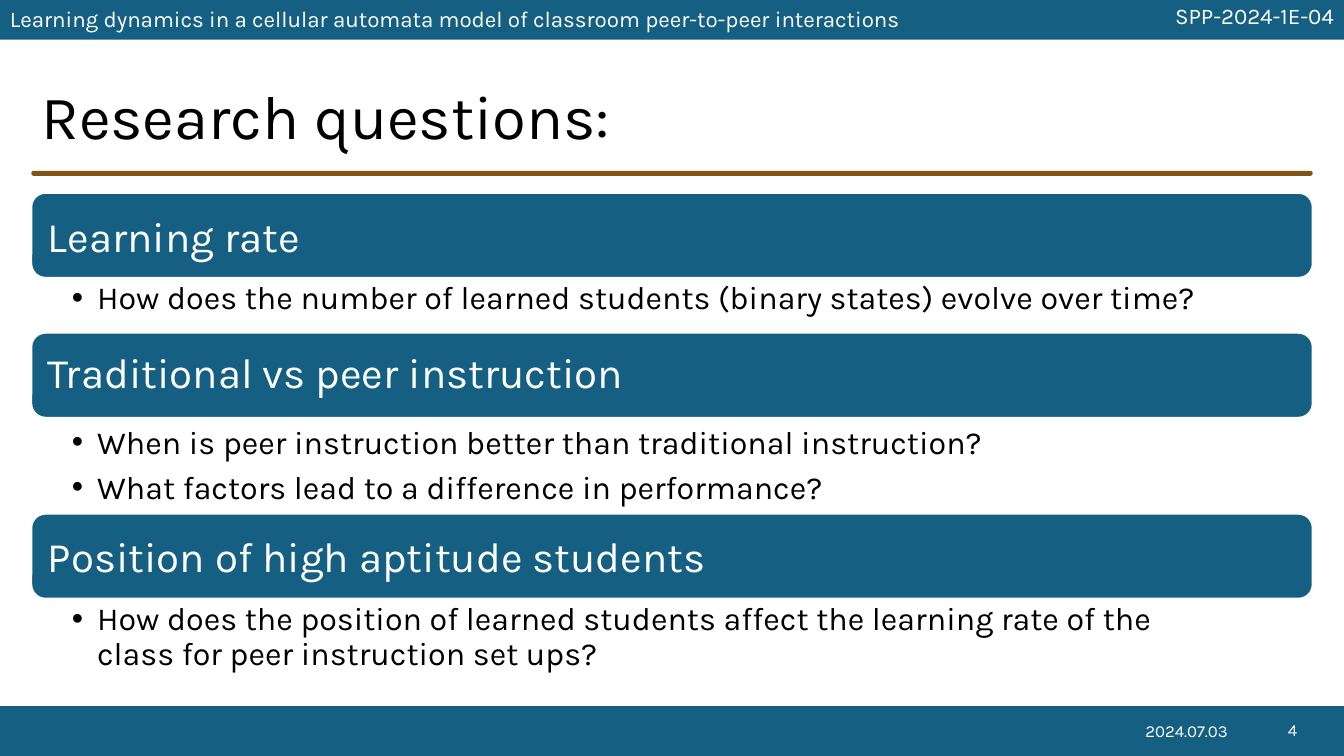
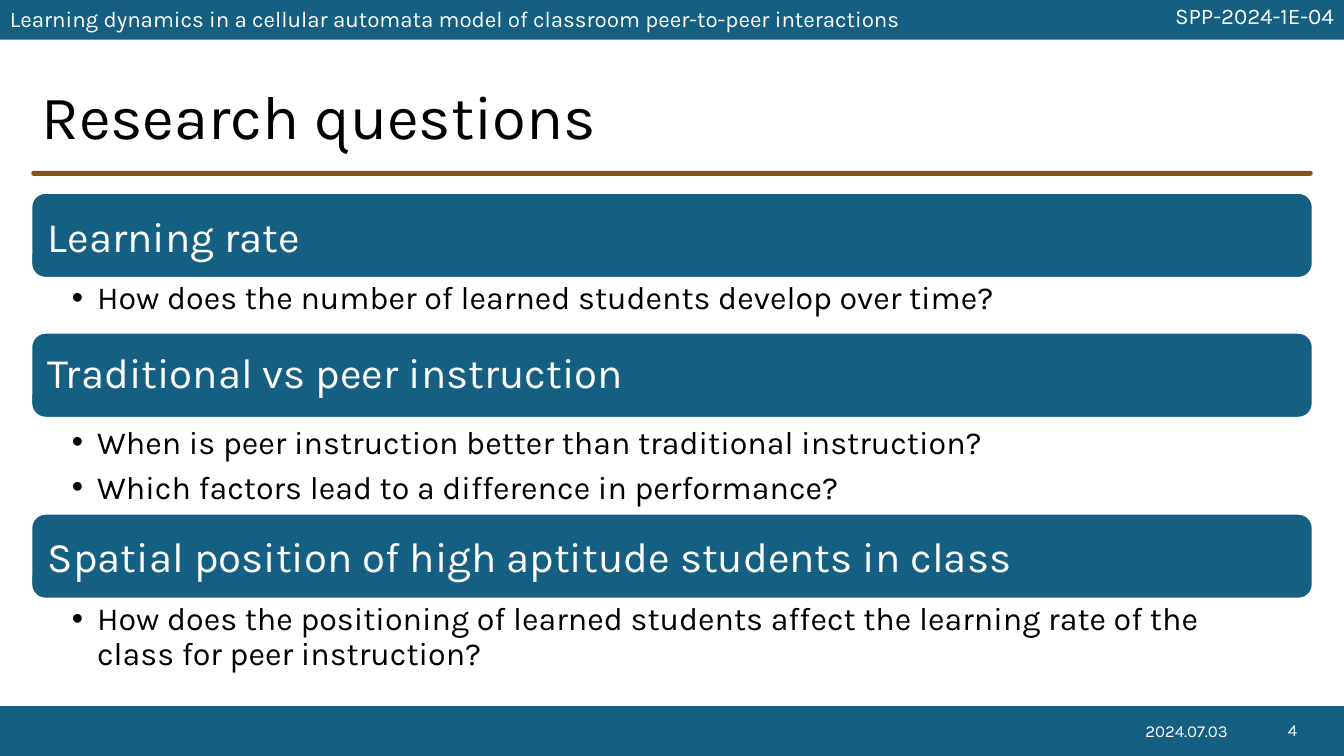
Before and after one commit to ioakimsy/BS-Thesis, a slide deck: slide 4 of documents/SPP-2024-presentation.pptx. Drawn at 1344x756 pixels with LibreOffice and Linux fonts; fonts in the diff are those of the drawing; background and template pictures are left out. Boxes give left, top, right and bottom in pixels: in the first picture for what was removed or moved away, otherwise in the second. Text is boxed around its words. In the diff, an @@ line names an element or a change of style, - is before the commit and + after.

```diff
--- a/documents/SPP-2024-presentation.pptx
+++ b/documents/SPP-2024-presentation.pptx
@@ title at (x1=41, y1=96, x2=596, y2=154): text changed @@
-Research questions:
+Research questions
@@ text at (x1=97, y1=287, x2=993, y2=317): text changed @@
-  • How does the number of learned students (binary states) evolve over time?
+  • How does the number of learned students develop over time?
@@ text at (x1=97, y1=477, x2=839, y2=507): text changed @@
-  • What factors lead to a difference in performance?
+  • Which factors lead to a difference in performance?
@@ text at (x1=48, y1=543, x2=1012, y2=583): text changed @@
-Position of high aptitude students
+Spatial position of high aptitude students in class
@@ text at (x1=97, y1=608, x2=1198, y2=673): text changed @@
-  • How does the position of learned students affect the learning rate of the
-    class for peer instruction set ups?
+  • How does the positioning of learned students affect the learning rate of the
+    class for peer instruction?
```
Also in this commit, not shown: 13 other slides changed, 5 slides added, 1 slide removed, 19 other files.
